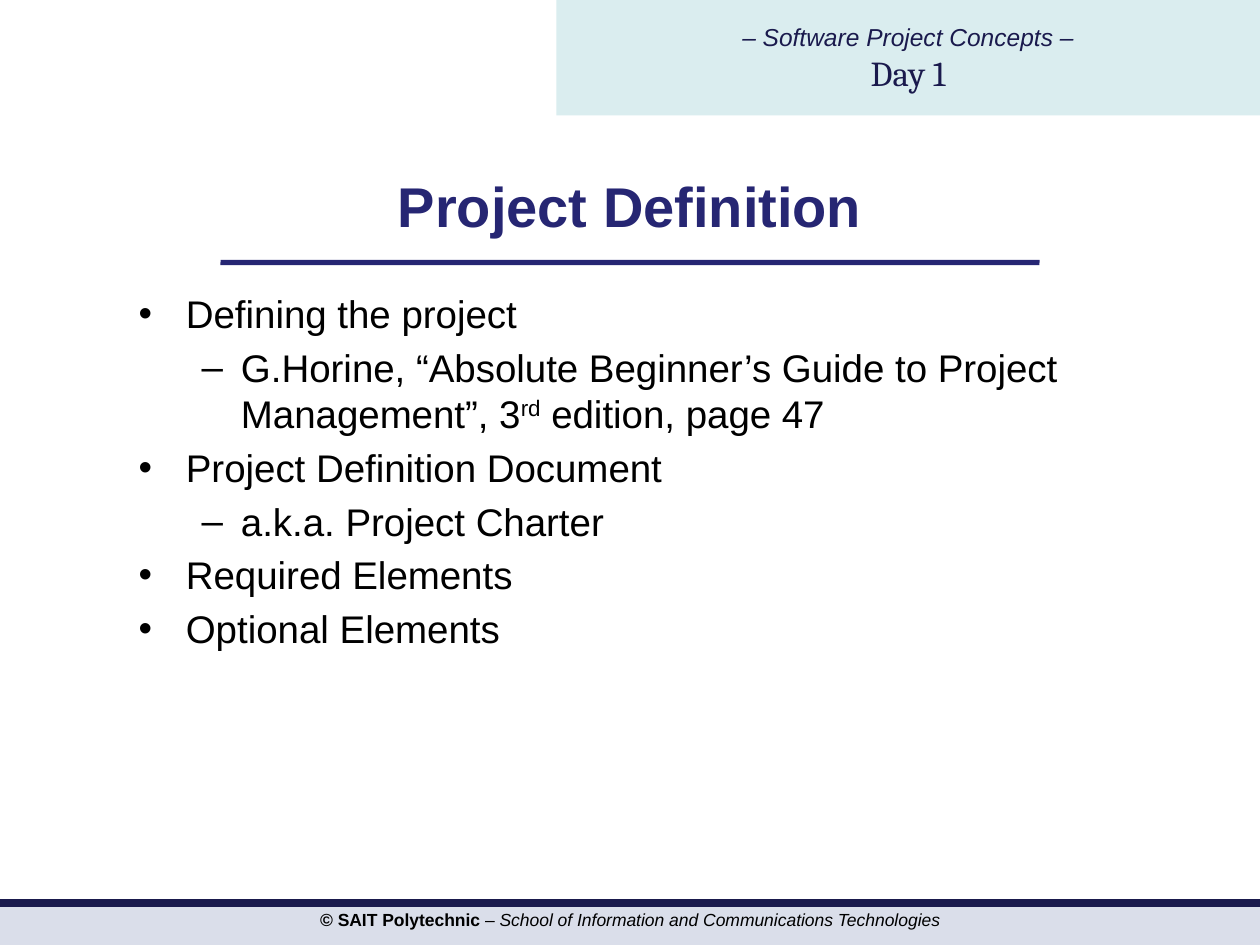
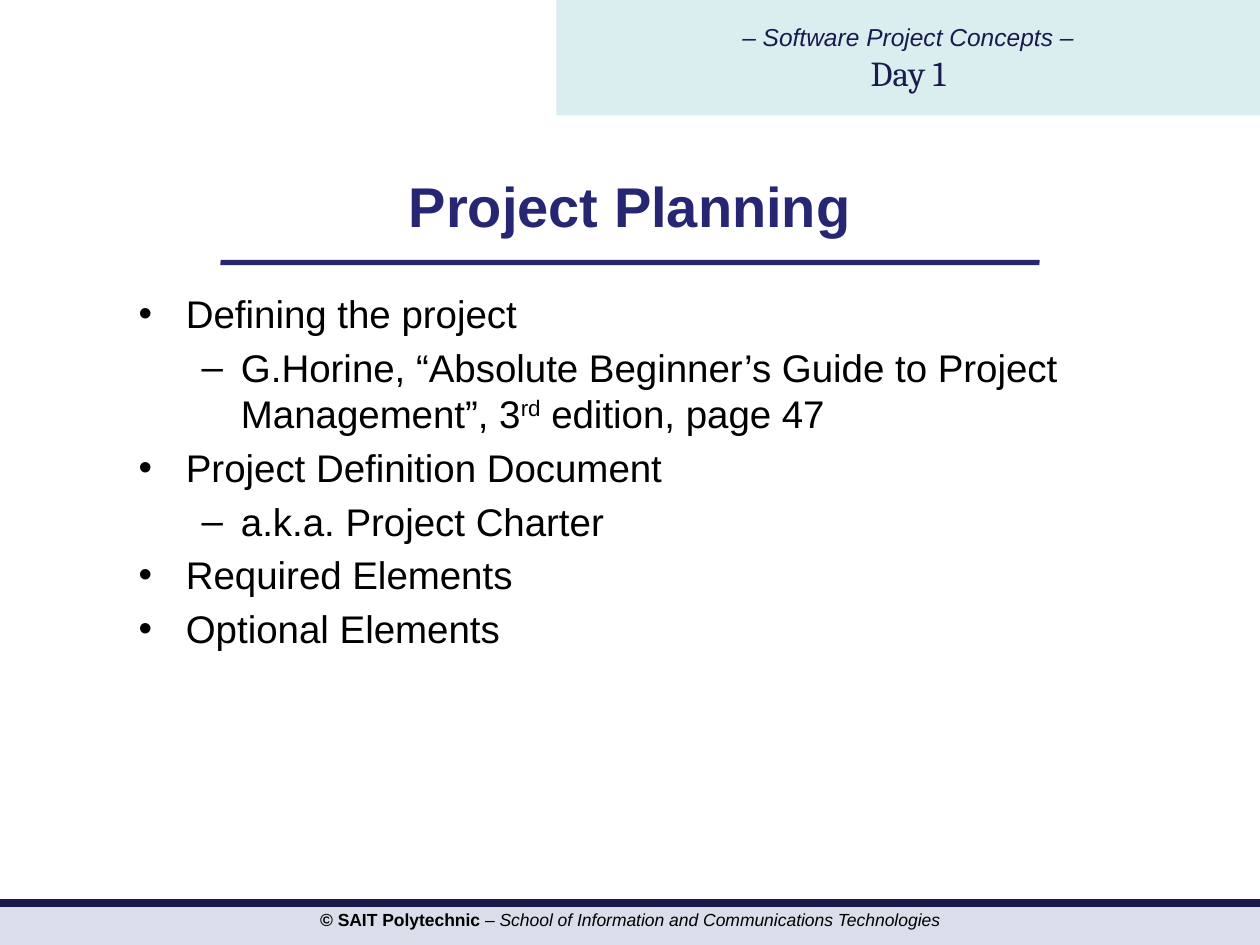
Before and after one commit to hdmdhr/CPRG-210-OSD-Assignment, a slide deck: slide 22 of Project Concepts/PROJ216 Slides Day1.pptx. Drawn at 1260x945 pixels with LibreOffice and Linux fonts; fonts in the diff are those of the drawing; background and template pictures are left out. Boxes give left, top, right and bottom in pixels: in the first picture for what was removed or moved away, otherwise in the second. Text is boxed around its words. In the diff, an @@ line names an element or a change of style, - is before the commit and + after.

Commit message:
Revise project concepts slides.

```diff
--- a/Project Concepts/PROJ216 Slides Day1.pptx
+++ b/Project Concepts/PROJ216 Slides Day1.pptx
@@ title at box(409, 186, 850, 237): text changed @@
-Project Definition
+Project Planning
```
Also in this commit, not shown: 1 other slide changed, 1 other file.
